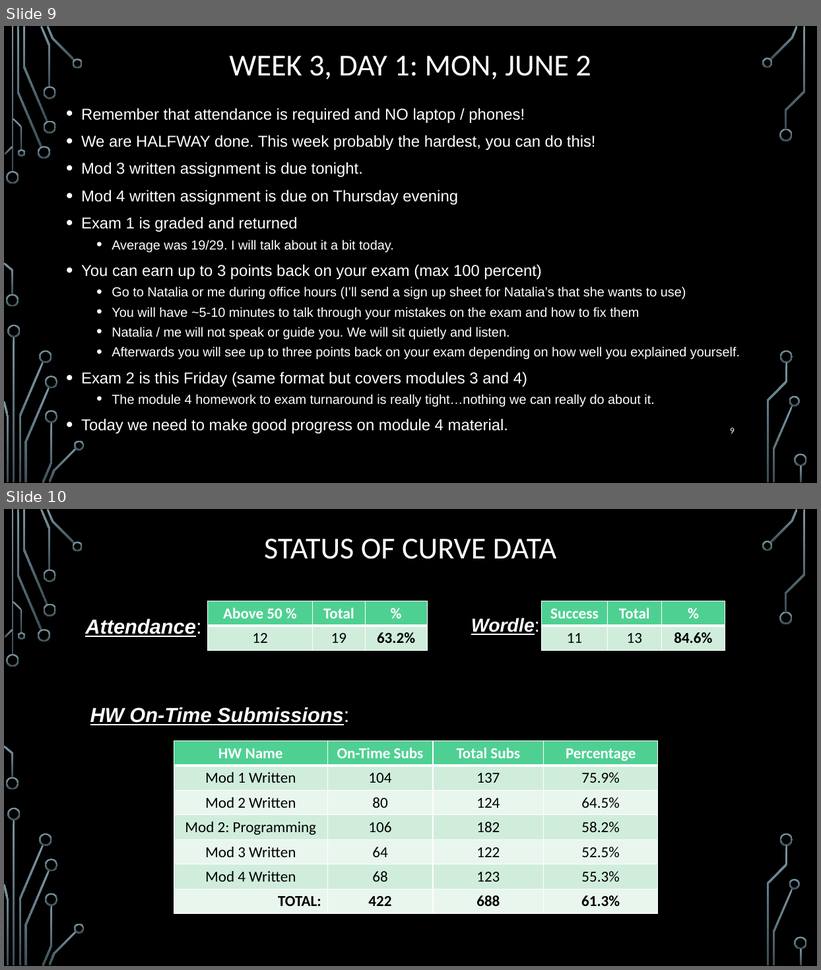
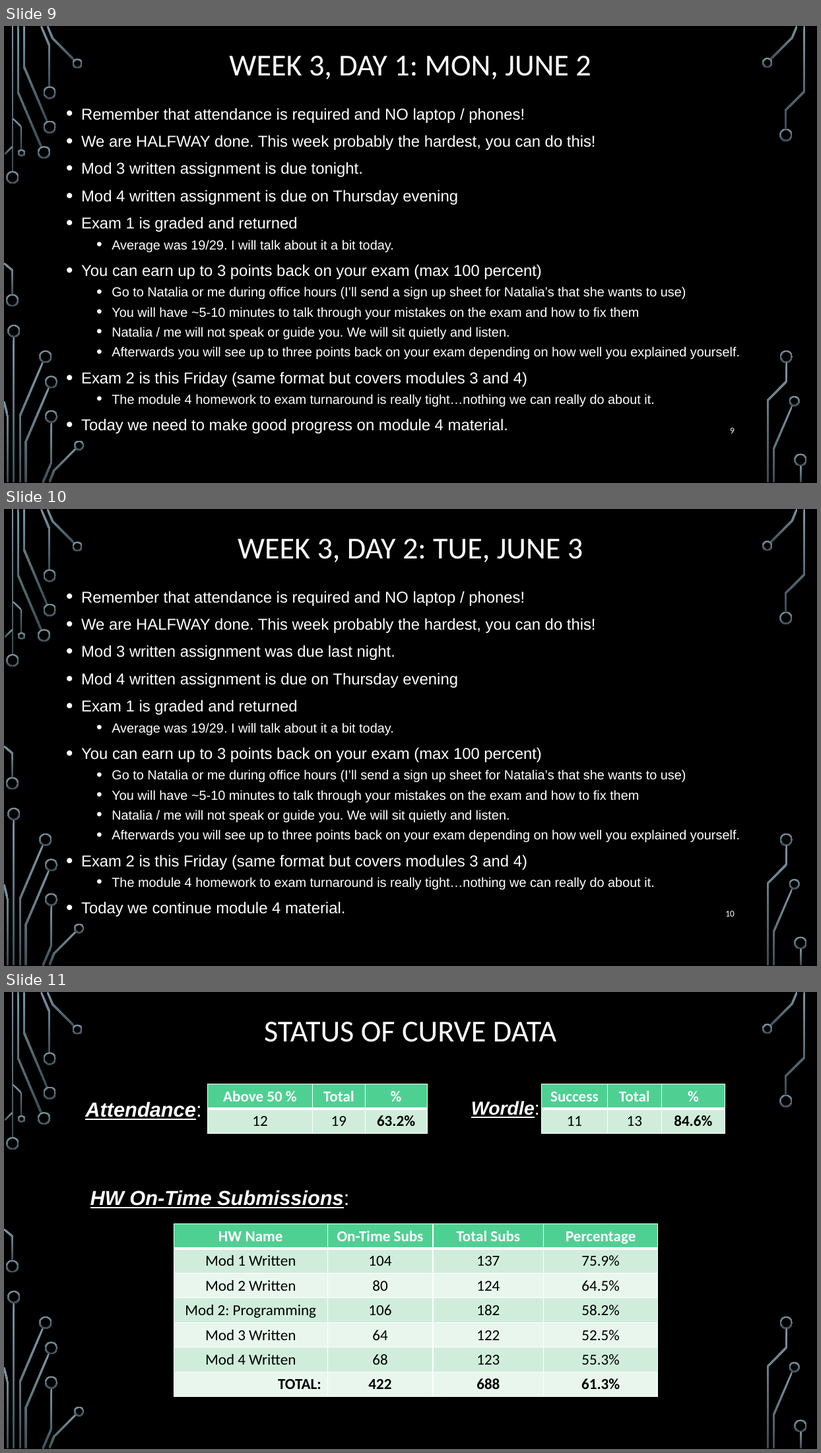
Before and after one commit to markfloryan/dmt2, a slide deck: slides/00-DailyAnnouncements.pptx. Shown one above the other, each under a label of ours: slides 9 and 10 before the commit, slides 9, 10 and 11 after it. The pictures are 821x970 and 821x1453 pixels, drawn with LibreOffice and Linux fonts; fonts in the diff are those of the drawing; background and template pictures are left out. Boxes give left, top, right and bottom in pixels: in the first picture for what was removed or moved away, otherwise in the second. Text is boxed around its words. In the diff, an @@ line names an element or a change of style, - is before the commit and + after.

```diff
--- a/slides/00-DailyAnnouncements.pptx
+++ b/slides/00-DailyAnnouncements.pptx
@@ slide 10 added at box(4, 509, 817, 966), background picture (left out); not listed: 36 template elements that a slide beside it also shows @@
@@ title added at box(238, 539, 583, 562), 36 pt, text #FFFFFF @@
+WEEK 3, DAY 2: TUE, JUNE 3
@@ text added at box(81, 591, 740, 917), 15.5 pt, text #FFFFFF @@
+• Remember that attendance is required and NO laptop / phones!
+• We are HALFWAY done. This week probably the hardest, you can do this!
+• Mod 3 written assignment was due last night.
+• Mod 4 written assignment is due on Thursday evening
+• Exam 1 is graded and returned
+  • Average was 19/29. I will talk about it a bit today.
+• You can earn up to 3 points back on your exam (max 100 percent)
+  • Go to Natalia or me during office hours (I’ll send a sign up sheet for Natalia’s that she wants to use)
+  • You will have ~5-10 minutes to talk through your mistakes on the exam and how to fix them
+  • Natalia / me will not speak or guide you. We will sit quietly and listen.
+  • Afterwards you will see up to three points back on your exam depending on how well you explained yourself.
+• Exam 2 is this Friday (same format but covers modules 3 and 4)
+  • The module 4 homework to exam turnaround is really tight…nothing we can really do about it.
+• Today we continue module 4 material.
@@ page number added at box(725, 911, 735, 917), 10.5 pt, text #FFFFFF @@
+10
@@ what was slide 10 is now slide 11 @@
```
Also in this commit, not shown: 2 other files.
